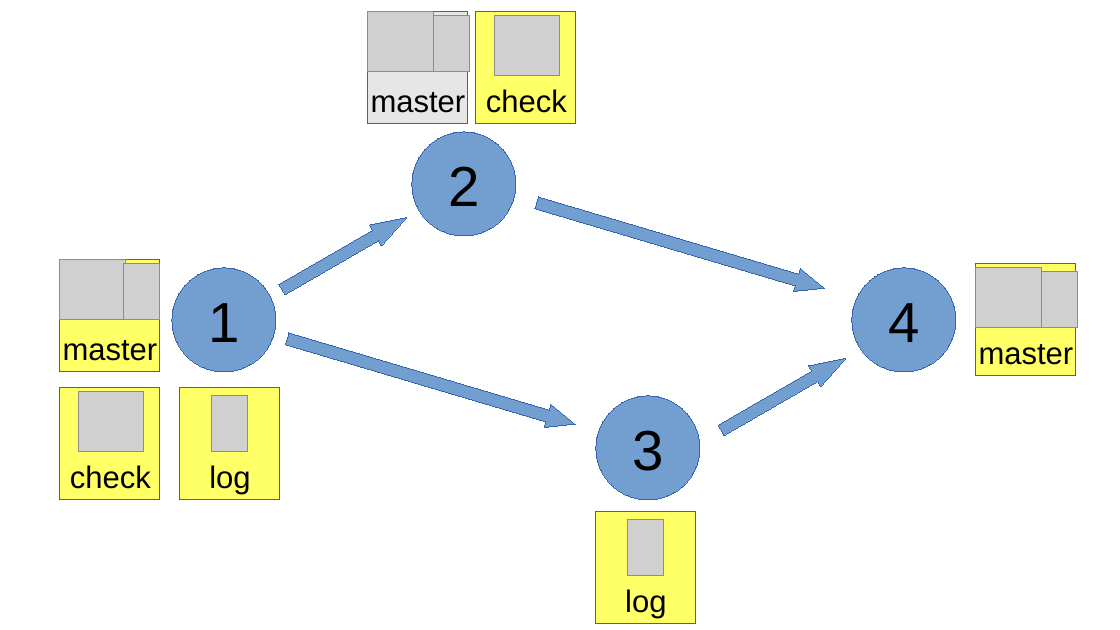
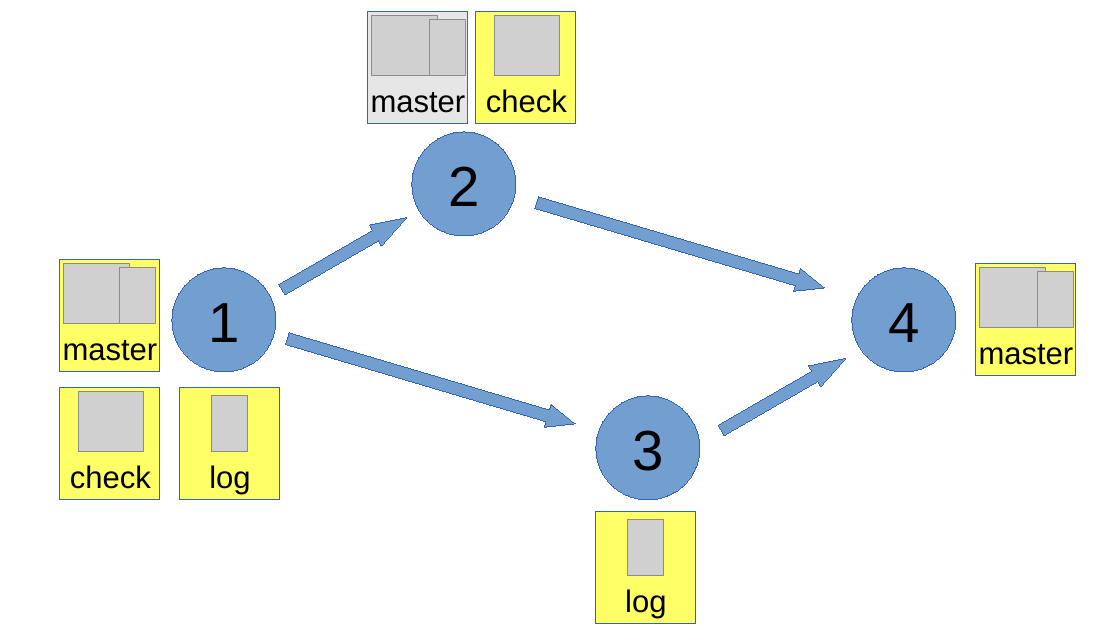
Before and after one commit to air-labs/VideoLectures, a slide deck: slide 11 of IntroductionToIndustialProgramming/git.odp. Drawn at 1120x630 pixels with LibreOffice and Linux fonts; fonts in the diff are those of the drawing; grey boxes stand for pictures; background and template pictures are left out. Boxes give left, top, right and bottom in pixels: in the first picture for what was removed or moved away, otherwise in the second. Text is boxed around its words. In the diff, an @@ line names an element or a change of style, - is before the commit and + after.

```diff
--- a/IntroductionToIndustialProgramming/git.odp
+++ b/IntroductionToIndustialProgramming/git.odp
@@ picture: place and size @@
-picture at (368,12,433,72)
+picture at (372,16,437,76)
@@ picture: place and size @@
-picture at (434,16,471,72)
+picture at (430,20,466,76)
@@ picture: place and size @@
-picture at (60,260,125,320)
+picture at (64,264,129,324)
@@ picture: place and size @@
-picture at (124,264,161,320)
+picture at (120,268,157,324)
@@ picture: place and size @@
-picture at (977,268,1042,328)
+picture at (981,268,1046,328)
@@ picture: place and size @@
-picture at (1042,272,1078,328)
+picture at (1038,272,1074,328)
```
Also in this commit, not shown: 1 slide added.
